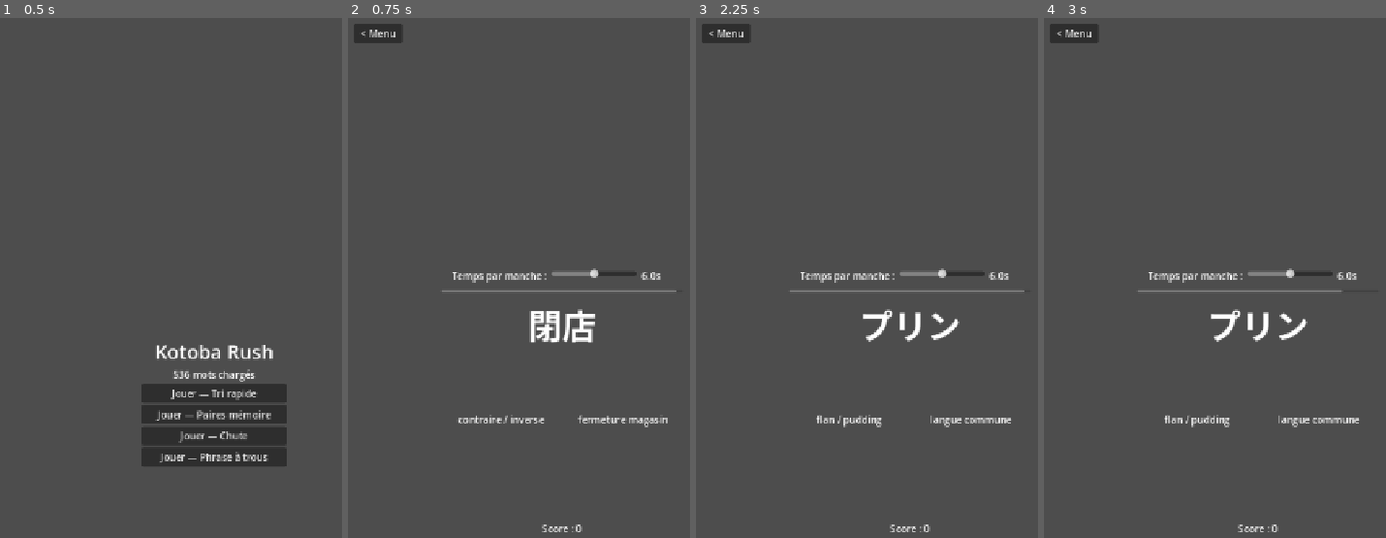
Above: before the commit, frames 1-4 (left to right).
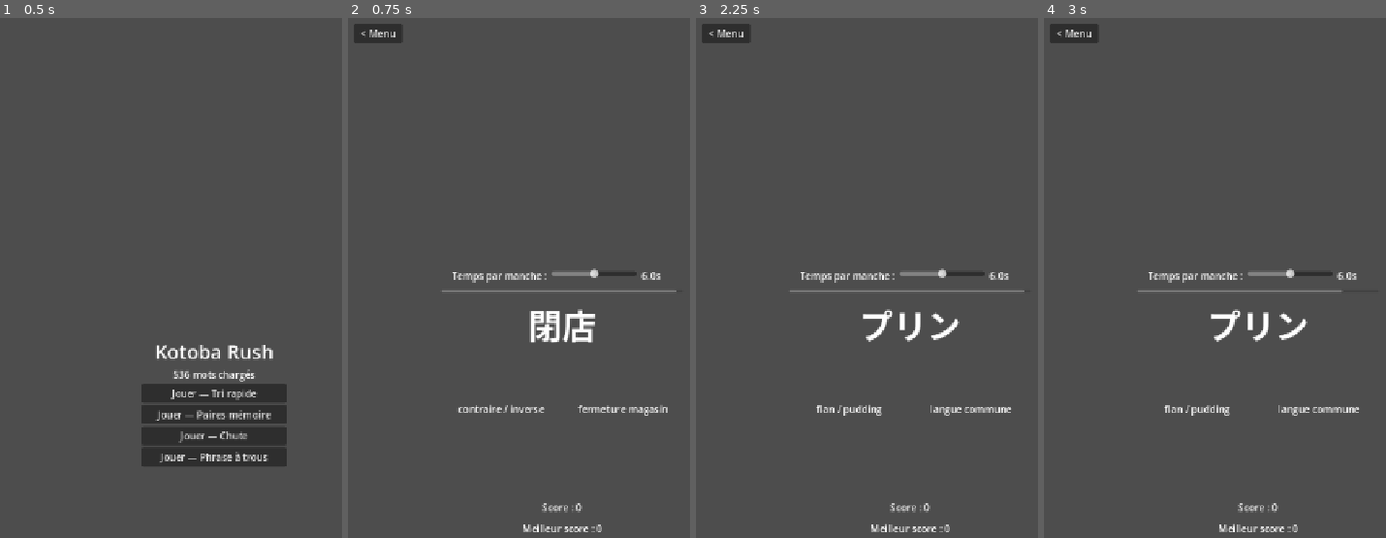
Above: after the commit, the same moments.

Repository: g-bourachot/Kotoba-Rush
Game: Godot game, scene res://scenes/Main.tscn
Two runs of this game, one before a commit and one after it. Both use one fixed random seed, a clock stepped at 60 frames per second and the inputs below.
Inputs (mouse positions are in pixels of both pictures, inside the frame that each line leads up to):
- Up to frame 1 (0.5 s): no input
- Up to frame 2 (0.75 s): click "Jouer — Tri rapide" at 0.5 s
- Up to frame 3 (2.25 s): click "< Menu" at 1.25 s; click "Jouer — Tri rapide" at 2 s
- Up to frame 4 (3 s): tap Enter at 2.75 s; move the mouse to (1355, 361) at 2.77 s; click (1355, 361) at 2.92 s

Frame 1 is identical in both runs. In frame 2, 1.2% of the frame differs, in the area x 32-94%, y 74-99%; in frame 3, 1.1%; in frame 4, 1.1%.

Commit message:
Reset streak score on first mistake and track best score on Tri rapide
Score now behaves as a streak counter (back to 0 on the first wrong
answer) with a persisted best score displayed alongside it.

Co-Authored-By: Claude Sonnet 5 <noreply@anthropic.com>

Diff:
--- a/autoloads/Settings.gd
+++ b/autoloads/Settings.gd
@@ -11,6 +11,7 @@
 
 var round_time: float = 6.0
 var memory_pairs: int = 6
+var wordsort_best_score: int = 0
 
 
 func _ready() -> void:
@@ -21,6 +22,7 @@
 	var cfg := ConfigFile.new()
 	if cfg.load(SETTINGS_PATH) == OK:
 		round_time = cfg.get_value("wordsort", "round_time", round_time)
+		wordsort_best_score = cfg.get_value("wordsort", "best_score", wordsort_best_score)
 		memory_pairs = cfg.get_value("memory_match", "pairs", memory_pairs)
 
 
@@ -38,3 +40,11 @@
 	cfg.load(SETTINGS_PATH)
 	cfg.set_value("memory_match", "pairs", value)
 	cfg.save(SETTINGS_PATH)
+
+
+func save_wordsort_best_score(value: int) -> void:
+	wordsort_best_score = value
+	var cfg := ConfigFile.new()
+	cfg.load(SETTINGS_PATH)
+	cfg.set_value("wordsort", "best_score", value)
+	cfg.save(SETTINGS_PATH)
--- a/scenes/WordSort.gd
+++ b/scenes/WordSort.gd
@@ -23,6 +23,7 @@
 @onready var feedback_label: Label = $VBox/FeedbackLabel
 @onready var next_button: Button = $VBox/NextButton
 @onready var score_label: Label = $VBox/ScoreLabel
+@onready var best_score_label: Label = $VBox/BestScoreLabel
 @onready var back_button: Button = $BackButton
 
 var round_time: float = 6.0
@@ -31,6 +32,7 @@
 var round_time_left: float = 0.0
 var round_active: bool = false
 var score: int = 0
+var best_score: int = 0
 
 var swipe_start_pos: Vector2 = Vector2.ZERO
 var swipe_tracking: bool = false
@@ -50,6 +52,9 @@
 
 	next_button.pressed.connect(_on_next_pressed)
 	next_button.visible = false
+
+	best_score = Settings.wordsort_best_score
+	best_score_label.text = "Meilleur score : %d" % best_score
 
 	if WordDB.count() < 2:
 		kanji_label.text = "Pas assez de mots dans la base."
@@ -109,6 +114,12 @@
 
 	if correct:
 		score += 1
+		if score > best_score:
+			best_score = score
+			Settings.save_wordsort_best_score(best_score)
+			best_score_label.text = "Meilleur score : %d" % best_score
+	else:
+		score = 0
 	score_label.text = "Score : %d" % score
 
 	var correct_label: Label = left_answer_label if left_is_correct else right_answer_label
--- a/scenes/WordSort.tscn
+++ b/scenes/WordSort.tscn
@@ -99,3 +99,8 @@
 layout_mode = 2
 horizontal_alignment = 1
 text = "Score : 0"
+
+[node name="BestScoreLabel" type="Label" parent="VBox"]
+layout_mode = 2
+horizontal_alignment = 1
+text = "Meilleur score : 0"
